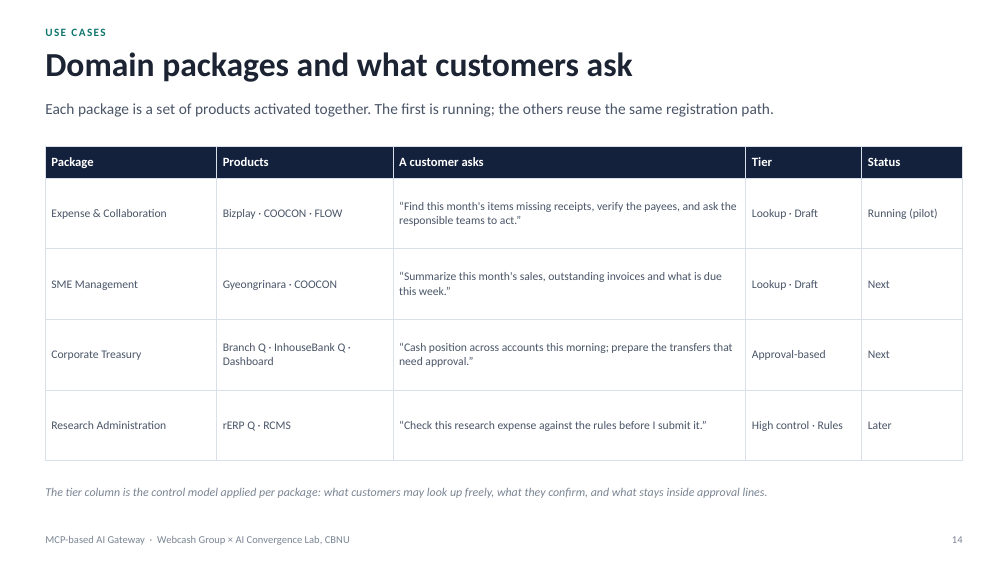
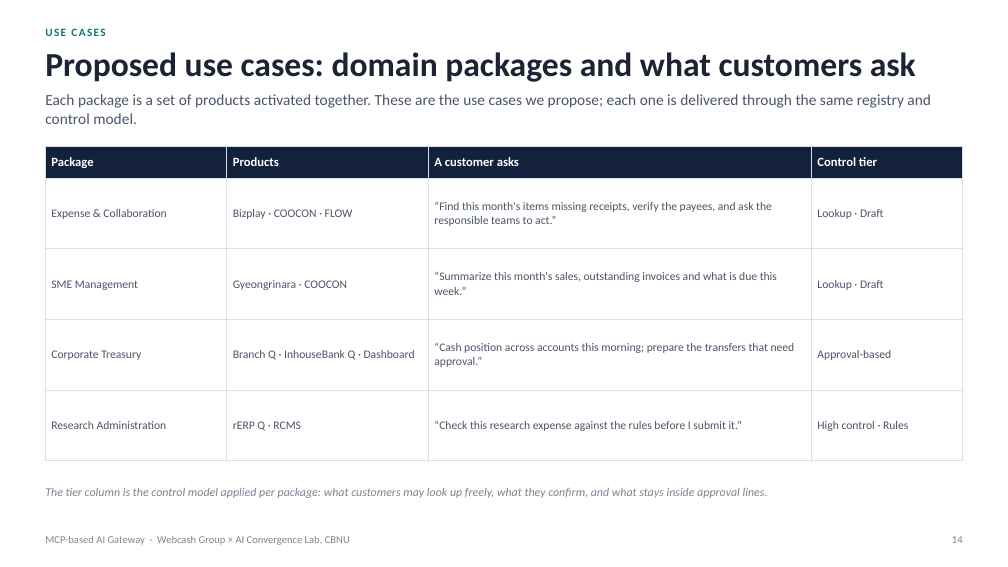
Before and after one commit to Chansokheang/MCP_Server_Portal, a slide deck: slide 14 of docs/webcash-ai-gateway-concept-visual.pptx. Drawn at 1008x567 pixels with LibreOffice and Linux fonts; fonts in the diff are those of the drawing. Boxes give left, top, right and bottom in pixels: in the first picture for what was removed or moved away, otherwise in the second. Text is boxed around its words. In the diff, an @@ line names an element or a change of style, - is before the commit and + after.

```diff
--- a/docs/webcash-ai-gateway-concept-visual.pptx
+++ b/docs/webcash-ai-gateway-concept-visual.pptx
@@ text at (45,52,916,82): text changed @@
-Domain packages and what customers ask
+Proposed use cases: domain packages and what customers ask
@@ text at (45,94,931,124): text changed @@
-Each package is a set of products activated together. The first is running; the others reuse the same registration path.
+Each package is a set of products activated together. These are the use cases we propose; each one is delivered through the same registry and control model.
@@ table at (45,146,963,435) @@
-column 4: Tier | Lookup · Draft | Lookup · Draft | Approval-based | High control · Rules
-column 5: Status | Running (pilot) | Next | Next | Later
+column 4: Control tier | Lookup · Draft | Lookup · Draft | Approval-based | High control · Rules
```
Also in this commit, not shown: 1 other file.
